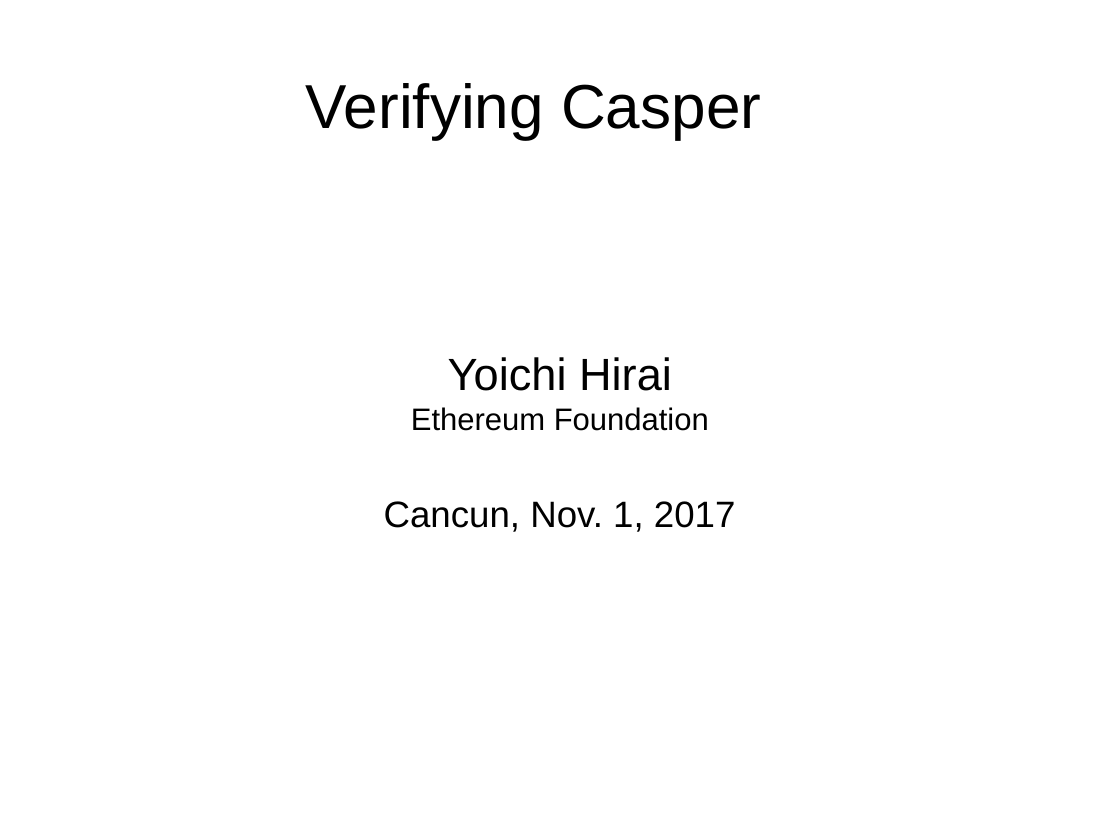
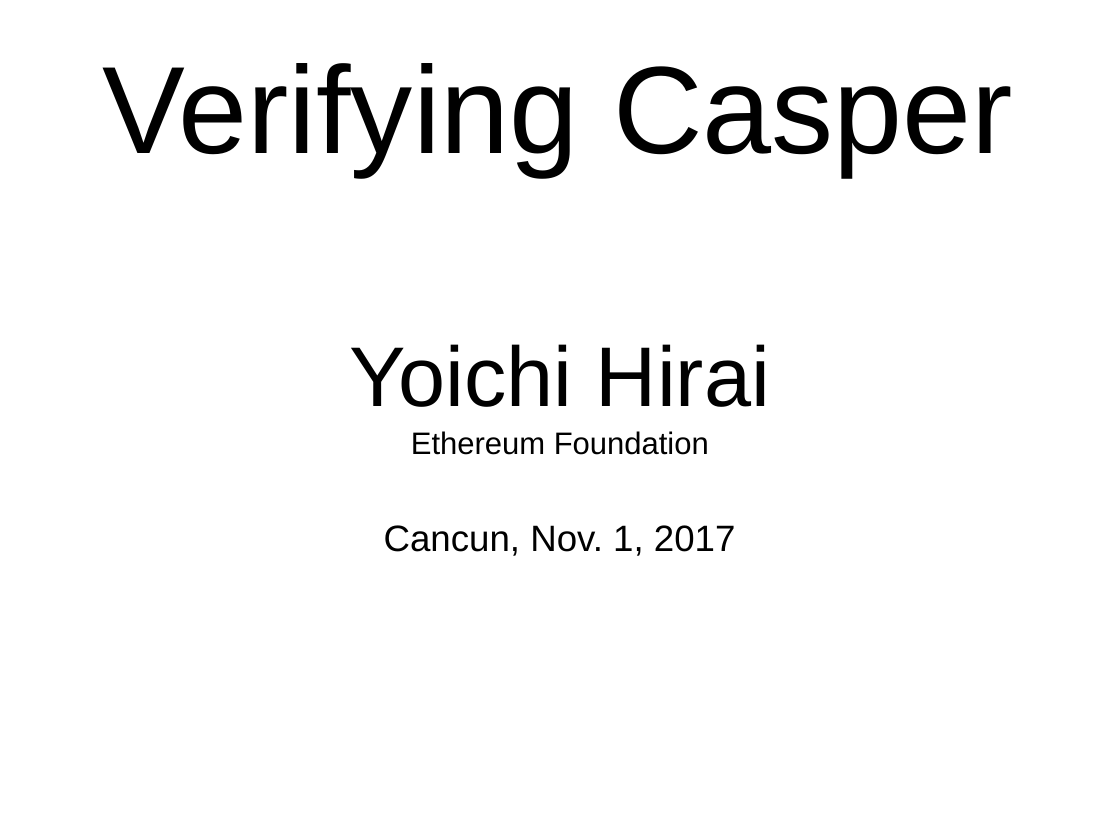
Before and after one commit to palmskog/pos, a slide deck: slide 1 of slide.odp. Drawn at 1120x840 pixels with LibreOffice and Linux fonts; fonts in the diff are those of the drawing. Boxes give left, top, right and bottom in pixels: in the first picture for what was removed or moved away, otherwise in the second. Text is boxed around its words. In the diff, an @@ line names an element or a change of style, - is before the commit and + after.

```diff
--- a/slide.odp
+++ b/slide.odp
@@ title "Verifying Casper" at box(103, 63, 1013, 176): size 44 to 88 pt @@
@@ subtitle at box(350, 344, 770, 407): size 32 to 60 pt in "Yoichi Hirai" @@
```
Also in this commit, not shown: 37 other slides changed.
